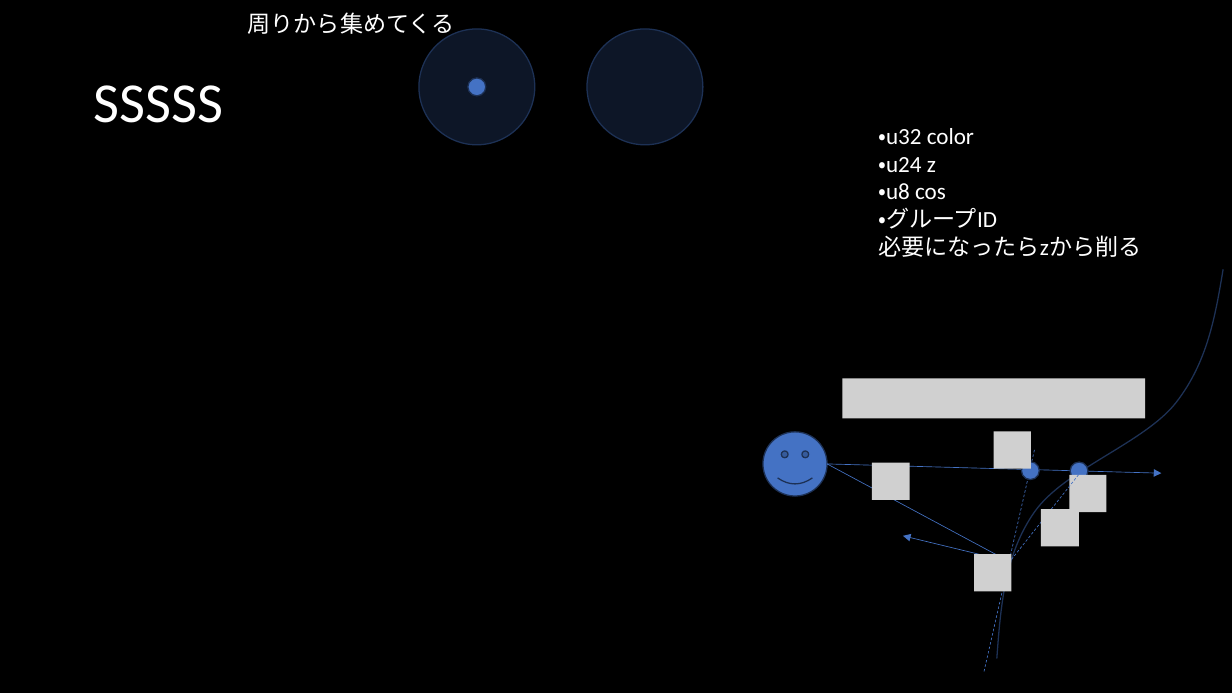
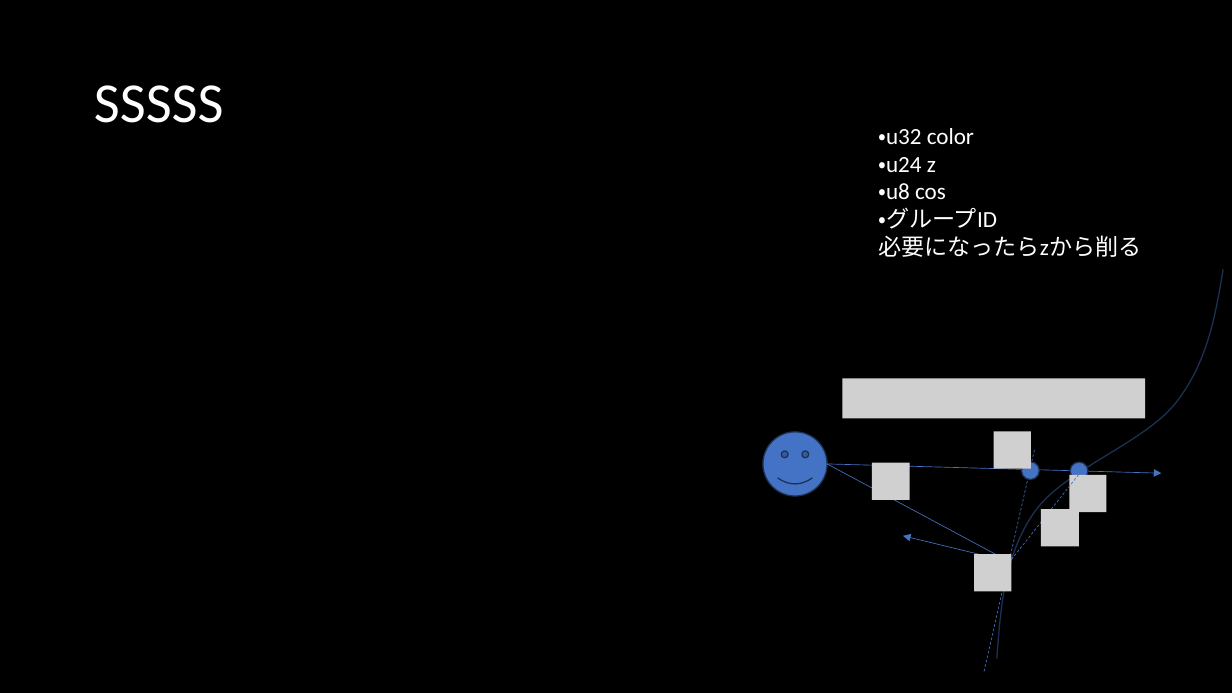
Before and after one commit to s141044/private, a slide deck: slide 24 of memo/material.pptx (slide 23 before the commit). Drawn at 1232x693 pixels with LibreOffice and Linux fonts; fonts in the diff are those of the drawing; grey boxes stand for pictures. Boxes give left, top, right and bottom in pixels: in the first picture for what was removed or moved away, otherwise in the second. Text is boxed around its words. In the diff, an @@ line names an element or a change of style, - is before the commit and + after.

```diff
--- a/memo/material.pptx
+++ b/memo/material.pptx
@@ text removed at [248, 12, 455, 37] @@
-周りから集めてくる
@@ ellipse removed at [419, 29, 534, 144] @@
@@ ellipse removed at [587, 29, 702, 144] @@
@@ ellipse removed at [468, 78, 485, 95] @@
```
Also in this commit, not shown: 2 other slides changed, 2 slides added, 24 other files.
